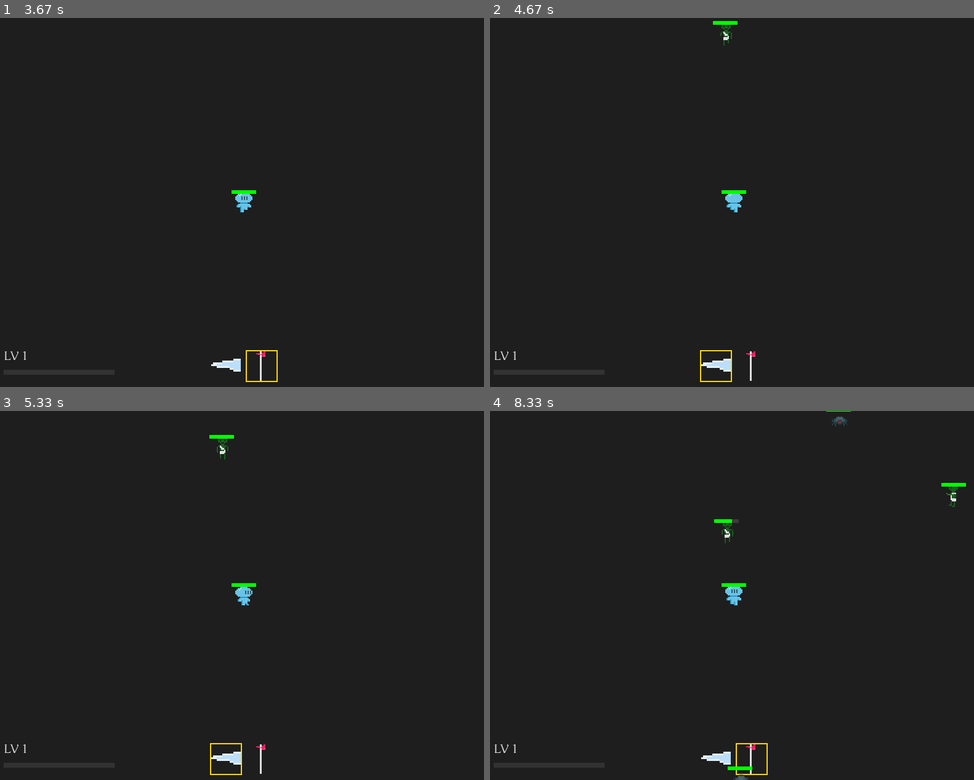
Above: before the commit, frames 1-4 (two rows, left to right).
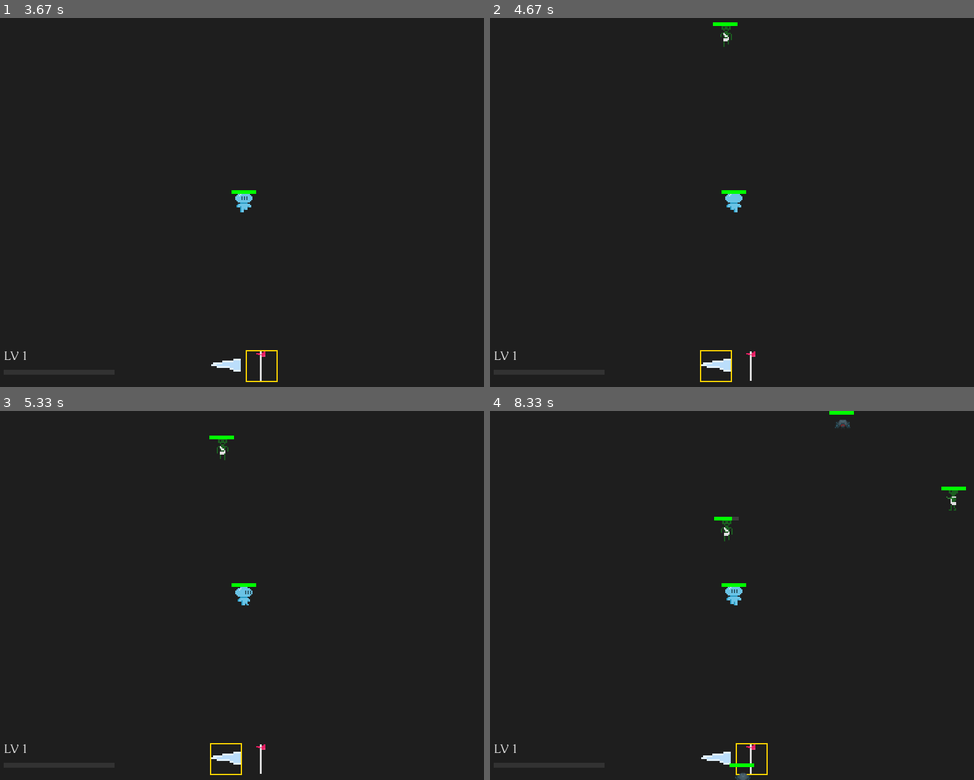
Above: after the commit, the same moments.

Repository: NullBrainReference/dv_pygame_vamplike
Game: pygame game, started from main.py
The game is run twice, just before and just after one commit, with the same random seed, the same clock (stepped at 60 frames per second) and the same inputs.
Inputs:
- Up to frame 1 (3.67 s): tap 2 at 0.33, 2 s; tap 1 at 0.67 s; hold W 1.5-1.97 s; hold S from 3.4 s (still down)
- Up to frame 2 (4.67 s): release S at 3.87 s; hold A 3.9-4.3 s; hold W from 4.33 s (still down); tap 1 at 4.48 s
- Up to frame 3 (5.33 s): release W at 4.7 s; hold D from 4.73 s (still down)
- Up to frame 4 (8.33 s): release D at 5.37 s; hold S 5.4-5.77 s; hold A 5.8-6.27 s; tap 1 at 5.95, 7.28 s; hold D 6.3-6.77 s; tap 2 at 6.45, 7.78 s; hold W 6.8-7.1 s; hold D 7.13-7.6 s; hold A 7.63-8.17 s; hold S from 8.2 s (still down)

Frame 1 is identical in both runs. In frame 2, less than 0.1% of the frame differs, in the area x 46-52%, y 0-8%; in frame 3, less than 0.1%; in frame 4, 0.5%, in the area x 46-99%, y 0-100%.

Commit message:
spawn rate & damage bonus

Diff:
--- a/GameManagement/GameManager.py
+++ b/GameManagement/GameManager.py
@@ -59,7 +59,7 @@
         options = [
             ("Healing regen",  RegenerationEffect(regen_rate=10, duration=20)),
             ("Regen +2",  RegenerationEffect(regen_rate=2)),
-            ("Damage +2", DamageBoostEffect(amount=2)),
+            ("Damage +3", DamageBoostEffect(amount=3)),
             ("Speed +8",  SpeedBoostEffect(amount=8)),
         ]
 
@@ -113,21 +113,21 @@
             return
 
         # 4) Спавн врагов
+        progression = min(self.field.player.level / 10, 1.0)
+        rate = self.spawn_rate - 0.8 * progression
         self.spawn_timer += dt
-        if self.spawn_timer >= self.spawn_rate:
-            self.spawn_timer -= self.spawn_rate
+        if self.spawn_timer >= rate:
+            self.spawn_timer -= rate
             pos = self._random_spawn_pos(400, self.field.player.pos)
 
-            progression = min(self.field.player.level / 10, 1.0)
-
-            if random.random() < 0.25 + 0.35 * progression:
+            if random.random() < 0.15 + 0.25 * progression:
                 weapon, etype, speed, scale = Bow(
                     range=300, rate=1.2 - 0.2 * progression, damage=6), "Spider", 25, 1.6
             else:
                 weapon, etype, speed, scale = Sword(
                     range=20,
                     rate=1.5,
-                    damage=12 + 4 * progression), "Zombie", 48 + 10 * progression, 2.4
+                    damage=12 + 6 * progression), "Zombie", 46 + 16 * progression, 2.4
 
             self.field.enemies.append(
                 Enemy(pos, weapon, etype, speed, scale)
